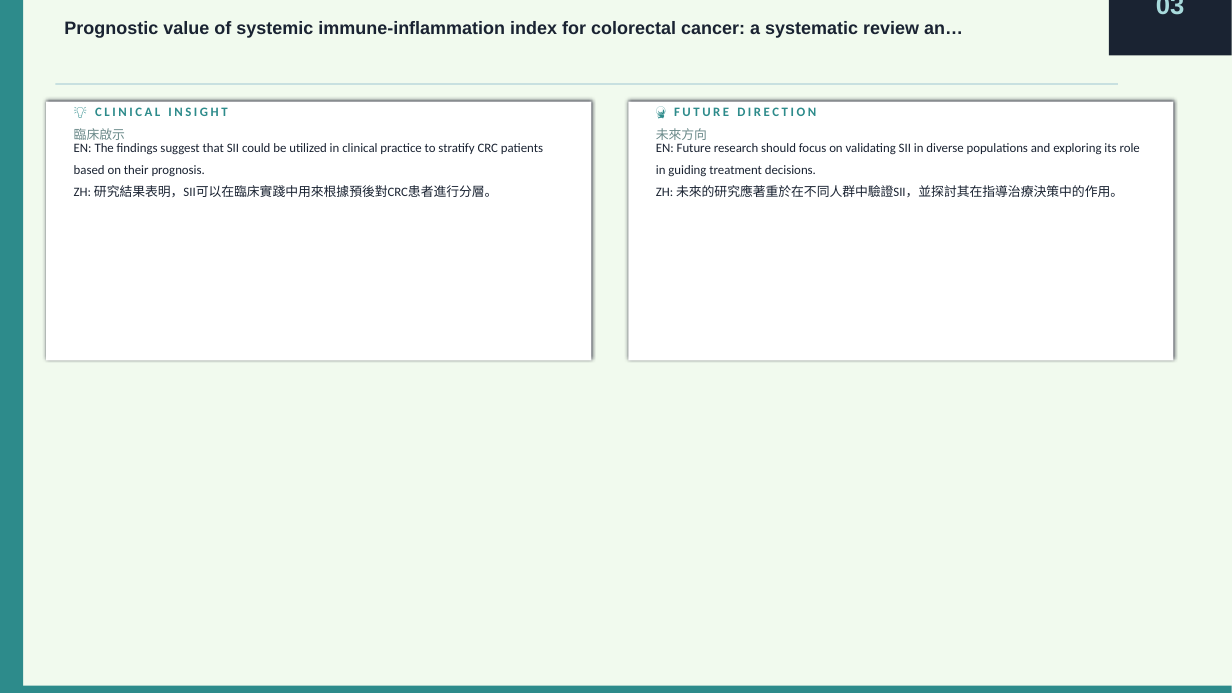
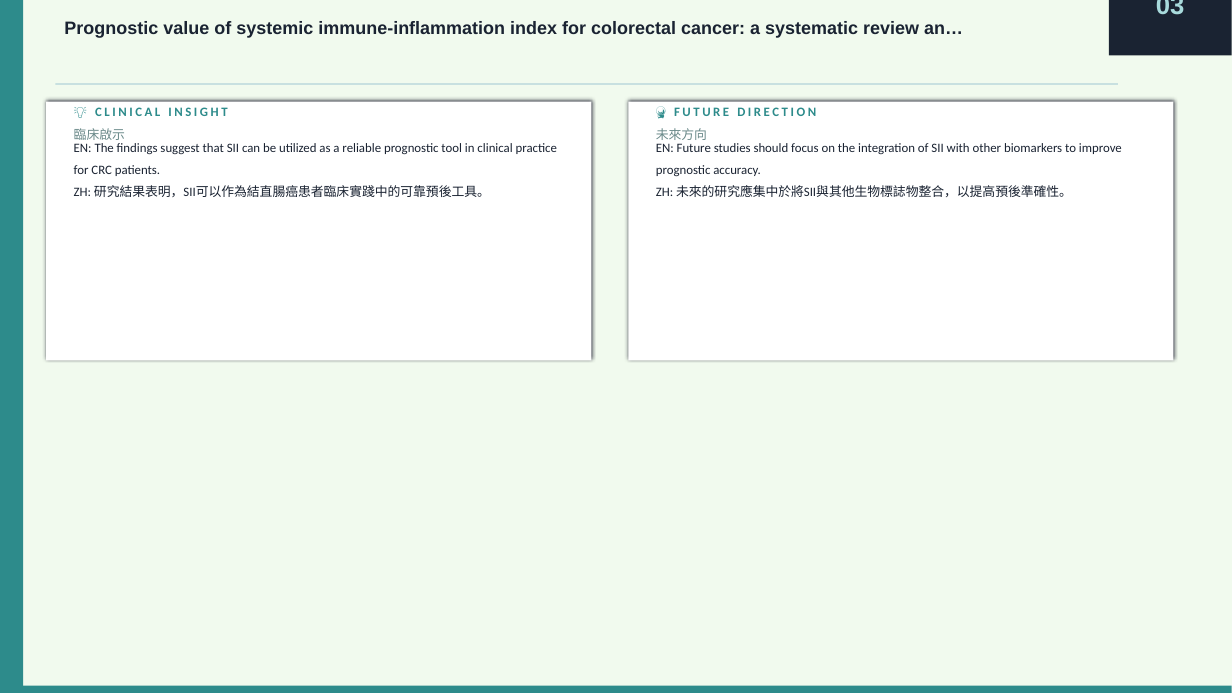
Before and after one commit to jejenhu-maker/colorectal-weekly-digest, a slide deck: slide 8 of docs/latest-digest.pptx. Drawn at 1232x693 pixels with LibreOffice and Linux fonts; fonts in the diff are those of the drawing. Boxes give left, top, right and bottom in pixels: in the first picture for what was removed or moved away, otherwise in the second. Text is boxed around its words. In the diff, an @@ line names an element or a change of style, - is before the commit and + after.

```diff
--- a/docs/latest-digest.pptx
+++ b/docs/latest-digest.pptx
@@ text at [74, 143, 557, 197]: text changed @@
-EN: The findings suggest that SII could be utilized in clinical practice to stratify CRC patients based on their prognosis.
-ZH: 研究結果表明，SII可以在臨床實踐中用來根據預後對CRC患者進行分層。
+EN: The findings suggest that SII can be utilized as a reliable prognostic tool in clinical practice for CRC patients.
+ZH: 研究結果表明，SII可以作為結直腸癌患者臨床實踐中的可靠預後工具。
@@ text at [656, 143, 1122, 197]: text changed @@
-EN: Future research should focus on validating SII in diverse populations and exploring its role in guiding treatment decisions.
-ZH: 未來的研究應著重於在不同人群中驗證SII，並探討其在指導治療決策中的作用。
+EN: Future studies should focus on the integration of SII with other biomarkers to improve prognostic accuracy.
+ZH: 未來的研究應集中於將SII與其他生物標誌物整合，以提高預後準確性。
```
Also in this commit, not shown: 20 other slides changed, 2 other files.
